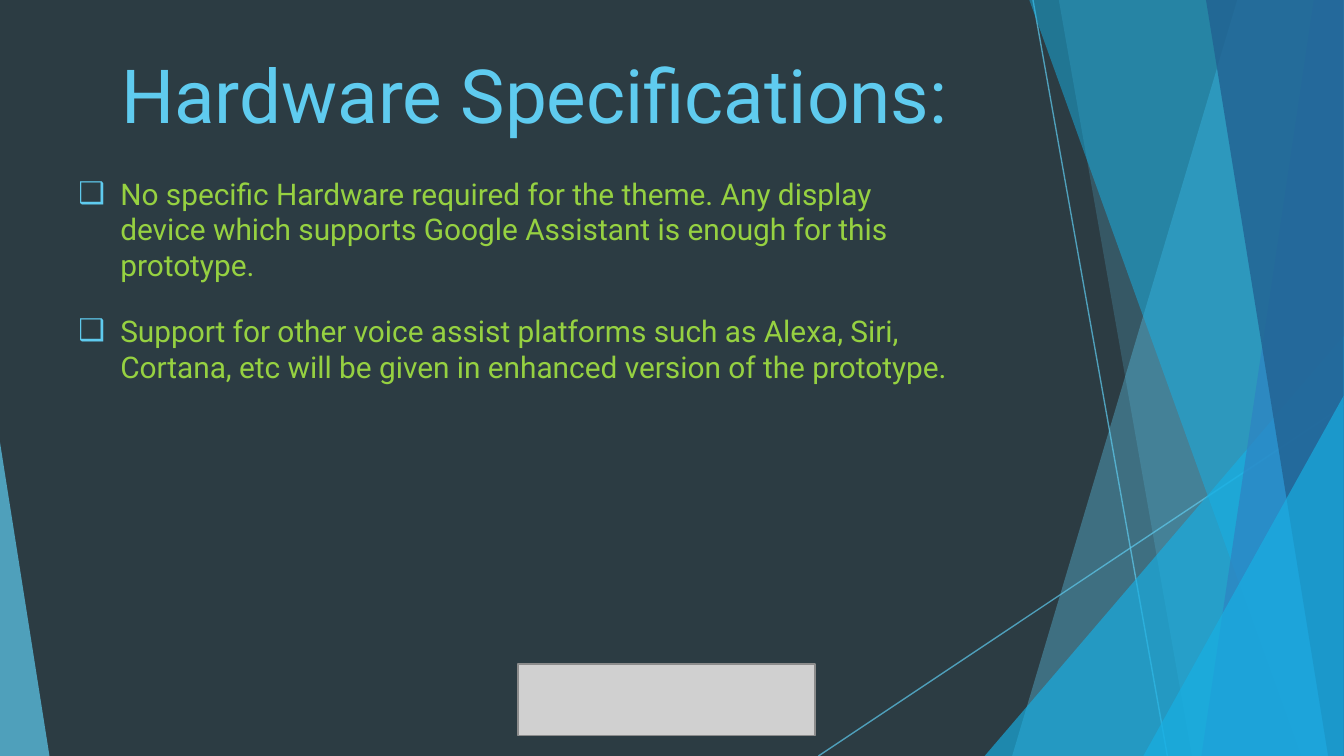
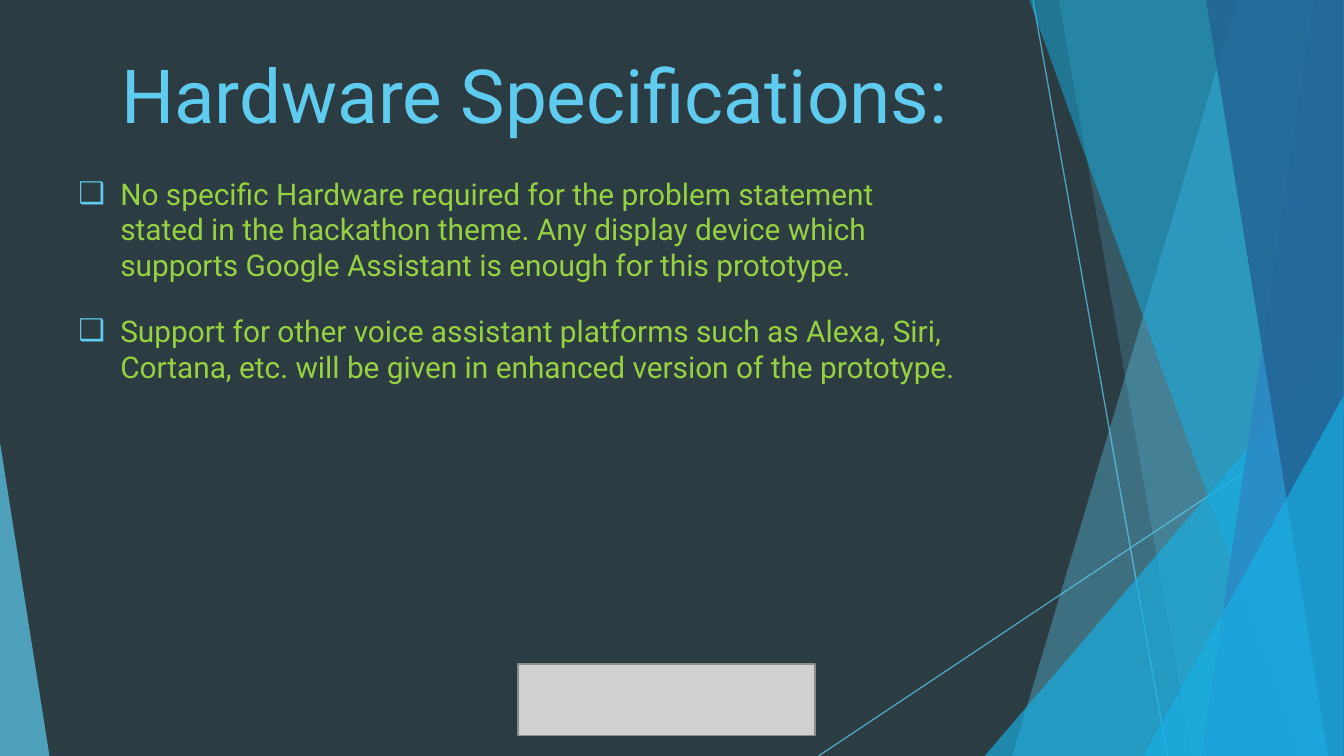
Before and after one commit to rishindramani/HubDroid, a slide deck: slide 6 of Lowe’s_Campus_Hackathon_Presentation.pptx. Drawn at 1344x756 pixels with LibreOffice and Linux fonts; fonts in the diff are those of the drawing; grey boxes stand for pictures. Boxes give left, top, right and bottom in pixels: in the first picture for what was removed or moved away, otherwise in the second. Text is boxed around its words. In the diff, an @@ line names an element or a change of style, - is before the commit and + after.

```diff
--- a/Lowe’s_Campus_Hackathon_Presentation.pptx
+++ b/Lowe’s_Campus_Hackathon_Presentation.pptx
@@ text at [120, 182, 954, 385]: text changed @@
-❑ No specific Hardware required for the theme. Any display device which supports Google Assistant is enough for this prototype.
-❑ Support for other voice assist platforms such as Alexa, Siri, Cortana, etc will be given in enhanced version of the prototype.
+❑ No specific Hardware required for the problem statement stated in the hackathon theme. Any display device which supports Google Assistant is enough for this prototype.
+❑ Support for other voice assistant platforms such as Alexa, Siri, Cortana, etc. will be given in enhanced version of the prototype.
```
Also in this commit, not shown: 4 other slides changed.
